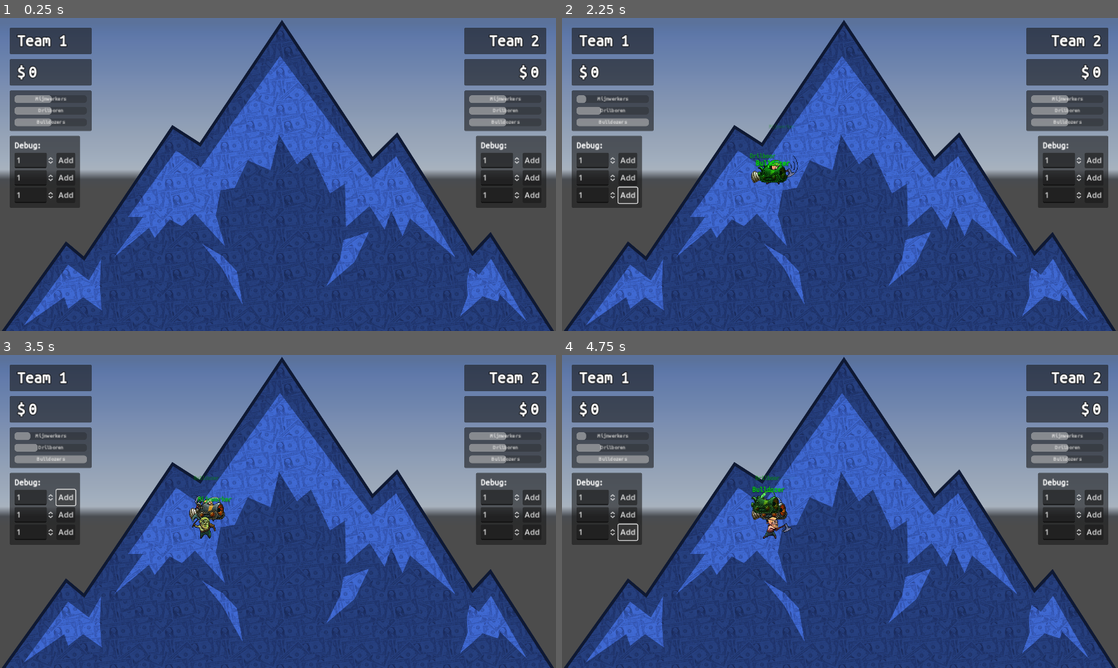
Above: before the commit, frames 1-4 (two rows, left to right).
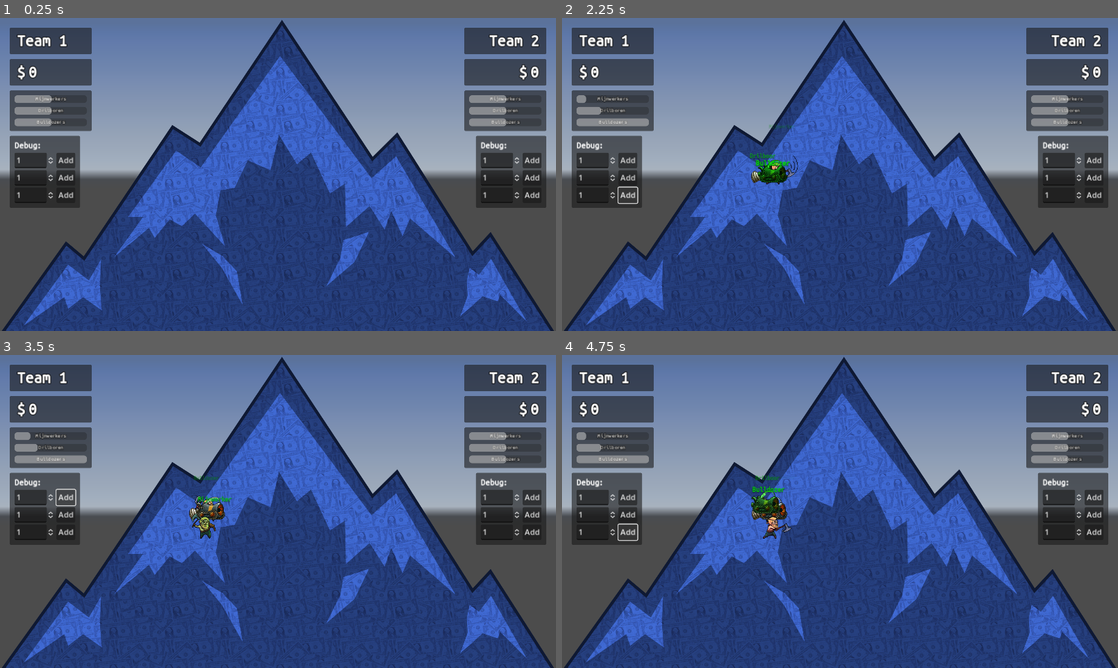
Above: after the commit, the same moments.

Repository: kwint/nfc-card-game
Game: Godot game, scene res://Scenes/Dashboard.tscn
The game is run twice, just before and just after one commit, with the same random seed, the same clock (stepped at 60 frames per second) and the same inputs. A sky picture missing from this copy of the repository is replaced by a grey-blue gradient.
Inputs:
- Up to frame 1 (0.25 s): no input
- Up to frame 2 (2.25 s): click "Add" at 0.5 s; click "Add" at 1.25 s; click "Add" at 2 s
- Up to frame 3 (3.5 s): click "Add" at 2.75 s
- Up to frame 4 (4.75 s): click "Add" at 3.5 s; click "Add" at 4.25 s

The runs differ from the first frame. In frame 1, 0.1% of the frame differs, in the area x 6-94%, y 25-34%; in frame 2, 0.1%; in frame 3, 0.1%, in the area x 6-94%, y 24-34%; in frame 4, 0.1%.

Commit message:
Render outline around balance gauge label texts

Diff:
--- a/dashboard/Prefabs/BalanceGauge.tscn
+++ b/dashboard/Prefabs/BalanceGauge.tscn
@@ -19,6 +19,8 @@
 layout_mode = 2
 size_flags_horizontal = 4
 theme = ExtResource("2_klspo")
+theme_override_colors/font_outline_color = Color(0, 0, 0, 1)
+theme_override_constants/outline_size = 3
 theme_override_font_sizes/font_size = 10
 text = "Mijnwerkers"
 horizontal_alignment = 1
@@ -40,6 +42,8 @@
 layout_mode = 2
 size_flags_horizontal = 4
 theme = ExtResource("2_klspo")
+theme_override_colors/font_outline_color = Color(0, 0, 0, 1)
+theme_override_constants/outline_size = 3
 theme_override_font_sizes/font_size = 10
 text = "Drilboren"
 horizontal_alignment = 1
@@ -61,6 +65,8 @@
 layout_mode = 2
 size_flags_horizontal = 4
 theme = ExtResource("2_klspo")
+theme_override_colors/font_outline_color = Color(0, 0, 0, 1)
+theme_override_constants/outline_size = 3
 theme_override_font_sizes/font_size = 10
 text = "Bulldozers"
 horizontal_alignment = 1
